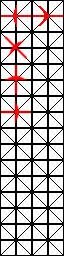
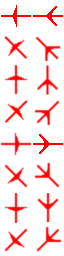
Two versions of the same layered image (64x256). Layer-by-layer changes:
painted on "ship" over [left=0, top=6, right=63, bottom=253]
hid "0.png" over [left=0, top=0, right=64, bottom=256]
